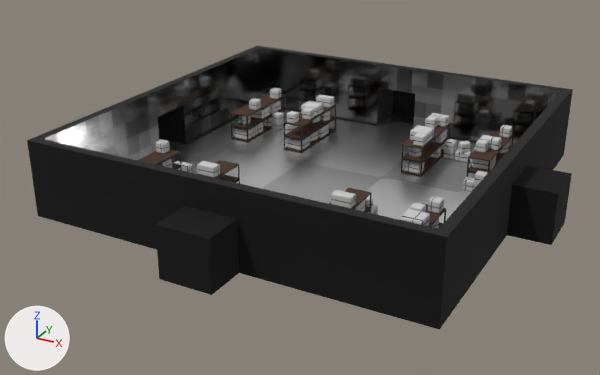
One commit to the FBX model Assets/Resources/MapSystem/Models/Rooms/Cargo room/Cango_Room_1x1x4.fbx: the scene before it, then after it.
The view is the same before and after, from a 50 mm lens placed at (133.8, -397.9, 35.8), pointed at (94.6, -326.7, 0.2). The axes (+X, +Y, +Z) are drawn at lower left. The lights are the same throughout. The older version comes first. Where no turn or scale is listed for an object, it has been applied to the vertices.

Objects in the first picture: 'Room_1x1x2.001'.
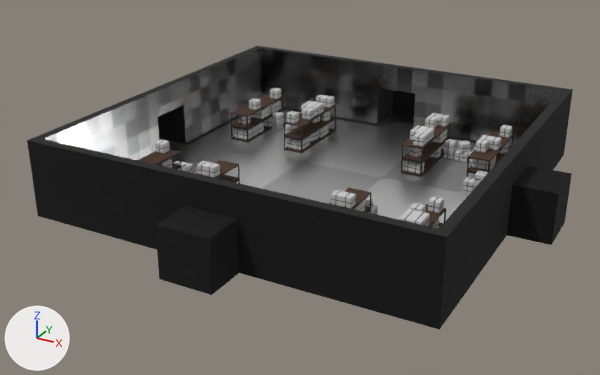
Patch to the scene script:
```diff
--- a/Assets/Resources/MapSystem/Models/Rooms/Cargo room/Cango_Room_1x1x4.fbx.py
+++ b/Assets/Resources/MapSystem/Models/Rooms/Cargo room/Cango_Room_1x1x4.fbx.py
@@ img_wall_metallic_png_001 @@
+img_wall_metallic_png_001 = load_image('Wall_Metallic.png.001', '../../../Textures2D/Wall_Metallic.png', 512, 512, 'Non-Color')
@@ mat_tex__room_wall @@
+mat_tex__room_wall = bpy.data.materials.new('Tex. Room Wall')
+# uses the picture img_wall_color_png
+# uses the picture img_wall_metallic_png_001
@@ me_плоскость_019 @@
 me_плоскость_019.from_pydata(...)  # 2808 vertices, 3012 faces; spans x -25.2..25.2, y -25.2..25.2, z 0.0..8.0
 # used by ob_room_1x1x2_001; location = (96.0, -324.0, 0.0)
+# me_плоскость_019 part 1: 2818 kept faces spanning x -16.2..16.2, y -15.8..15.7, z 0.0..4.5 get new texture (UV) coordinates
+# me_плоскость_019 part 2: 20 faces spanning x -20.0..20.0, y -20.0..20.0, z 0.0..8.0 switch from mat_tex__room_wall_bad (picture img_wall_color_png) to mat_tex__room_wall
 me_плоскость_019.materials.append(mat_col__plating)
```

Location of each change, (x1, y1, x2, y2) in pixels of the pictures (600 x 375 px):
part 1 of me_плоскость_019, surface changed
    both: (133, 88, 514, 226)
part 2 of me_плоскость_019, recoloured (lighter)
    both: (44, 54, 550, 160)
